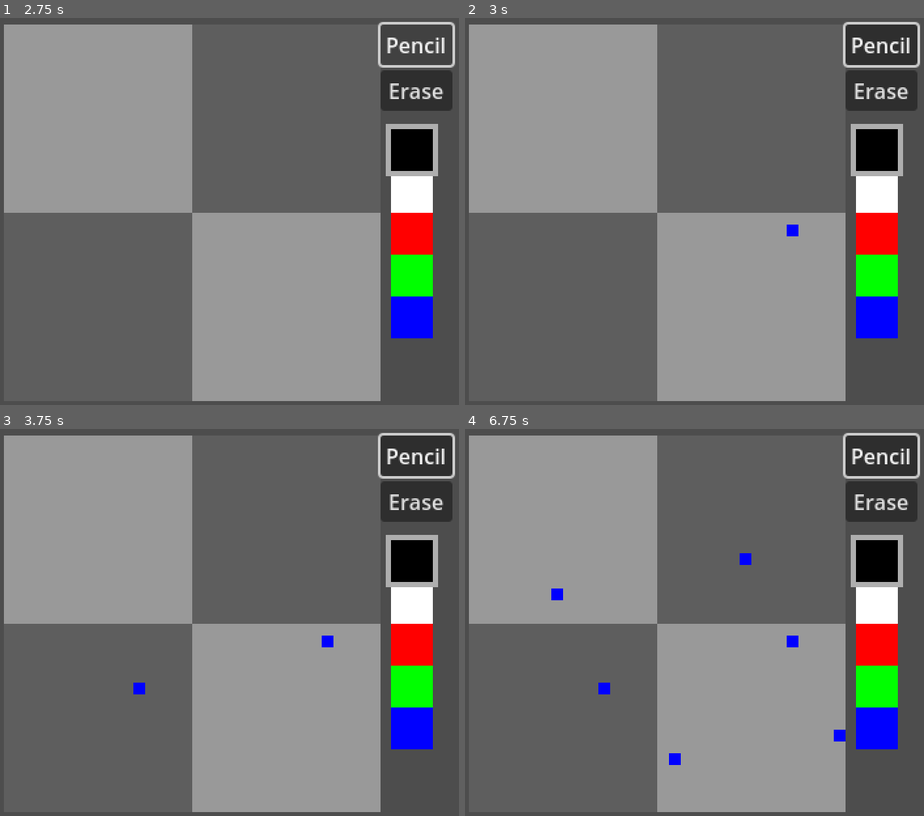
Above: before the commit, frames 1-4 (two rows, left to right).
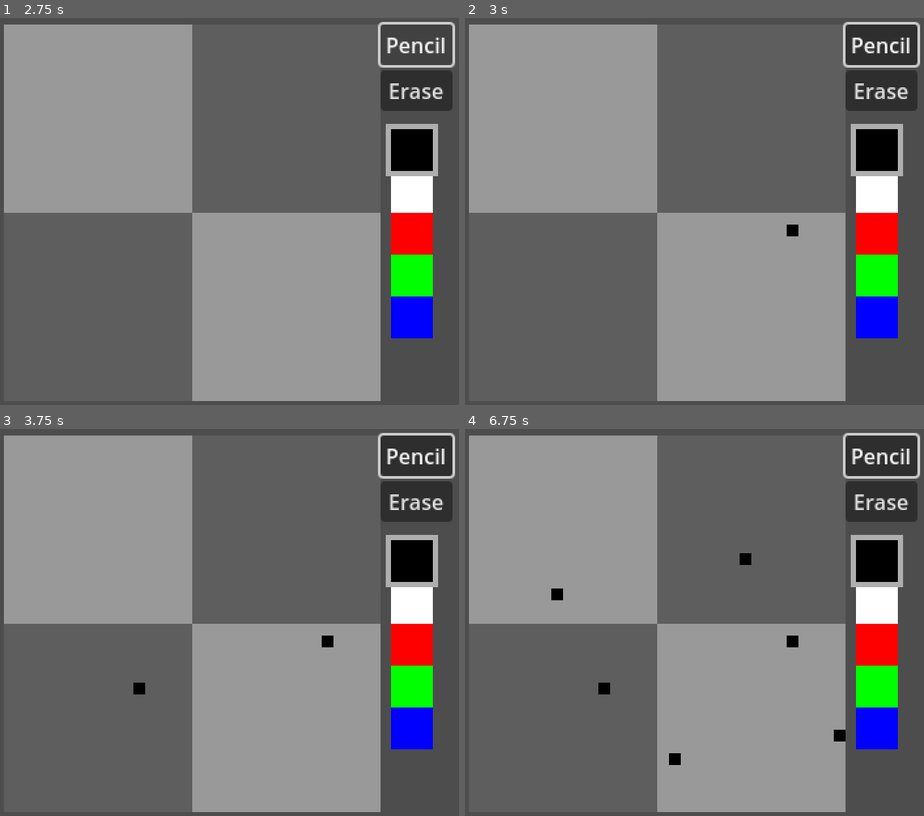
Above: after the commit, the same moments.

Repository: kennethbchen/Fireworkshop-Game
Game: Godot game, scene res://main.tscn
Same seed, same stepped clock (60 frames per second), same inputs: the game is played once before the commit and once after it.
Inputs (mouse positions are in pixels of both pictures, inside the frame that each line leads up to):
- Up to frame 1 (2.75 s): click "Pencil" at 0.5 s; click "Pencil" at 1.25 s; click "Pencil" at 2 s
- Up to frame 2 (3 s): tap Enter at 2.75 s; move the mouse to (795, 226) at 2.77 s; click (795, 226) at 2.92 s
- Up to frame 3 (3.75 s): tap Space at 3.5 s; move the mouse to (133, 684) at 3.52 s; click (133, 684) at 3.67 s
- Up to frame 4 (6.75 s): tap Enter at 4.25, 5.75 s; move the mouse to (740, 556) at 4.27 s; click (740, 556) at 4.42 s; tap Space at 5, 6.5 s; move the mouse to (671, 754) at 5.02 s; click (671, 754) at 5.17 s; move the mouse to (836, 730) at 5.77 s; click (836, 730) at 5.92 s; move the mouse to (552, 591) at 6.52 s; click (552, 591) at 6.67 s

Frame 1 is identical in both runs. In frame 2, less than 0.1% of the frame differs, in the area x 70-73%, y 53-57%; in frame 3, 0.2%; in frame 4, 0.5%, in the area x 18-83%, y 32-87%.

Commit message:
Implemented picking color from swatch

Diff:
--- a/main.tscn
+++ b/main.tscn
@@ -1,6 +1,7 @@
-[gd_scene load_steps=10 format=3 uid="uid://i7vtjolmol5c"]
+[gd_scene load_steps=11 format=3 uid="uid://i7vtjolmol5c"]
 
 [ext_resource type="Script" path="res://scripts/debug_commands.gd" id="1_255dg"]
+[ext_resource type="Script" path="res://scripts/global_tool_settings.gd" id="1_om5vq"]
 [ext_resource type="Script" path="res://scripts/player_controls.gd" id="2_3u3oc"]
 [ext_resource type="Script" path="res://scripts/frame.gd" id="3_c1rli"]
 [ext_resource type="Script" path="res://scripts/tools/pencil_tool.gd" id="3_ovh5a"]
@@ -25,6 +26,11 @@
 bg_color = Color(0.370364, 0.370365, 0.370364, 1)
 
 [node name="Main" type="Node2D"]
+
+[node name="GlobalToolSettings" type="Node" parent="." node_paths=PackedStringArray("swatch_picker")]
+unique_name_in_owner = true
+script = ExtResource("1_om5vq")
+swatch_picker = NodePath("../CanvasLayer/SwatchPicker")
 
 [node name="DebugCommands" type="Node" parent="."]
 script = ExtResource("1_255dg")
@@ -57,6 +63,7 @@
 colors = Array[Color]([Color(0, 0, 0, 1), Color(1, 1, 1, 1), Color(1, 0, 0, 1), Color(0, 1, 0, 1), Color(0, 0, 1, 1)])
 
 [node name="SwatchContainer" type="GridContainer" parent="CanvasLayer/SwatchPicker"]
+layout_mode = 0
 size_flags_horizontal = 3
 size_flags_vertical = 3
 size_flags_stretch_ratio = 0.0
@@ -64,6 +71,7 @@
 theme_override_constants/v_separation = 0
 
 [node name="SelectionCursor" type="Panel" parent="CanvasLayer/SwatchPicker"]
+layout_mode = 0
 offset_right = 32.0
 offset_bottom = 32.0
 size_flags_horizontal = 3
--- /dev/null
+++ b/scripts/global_tool_settings.gd
@@ -0,0 +1,6 @@
+extends Node
+
+@export var swatch_picker: Control
+
+func get_current_color() -> Color:
+	return swatch_picker.selected_color
--- a/scripts/tools/pencil_tool.gd
+++ b/scripts/tools/pencil_tool.gd
@@ -2,8 +2,8 @@
 
 func on_mouse_pressed(mouse_position: Vector2, frame: Frame):
 	super(mouse_position, frame)
-	frame.set_pixel_from_global_position(mouse_position, Color.BLUE)
+	frame.set_pixel_from_global_position(mouse_position, %GlobalToolSettings.get_current_color())
 
 func on_mouse_motion(mouse_position: Vector2, frame: Frame):
 	if active:
-		frame.set_pixel_from_global_position(mouse_position, Color.BLUE)
+		frame.set_pixel_from_global_position(mouse_position, %GlobalToolSettings.get_current_color())
